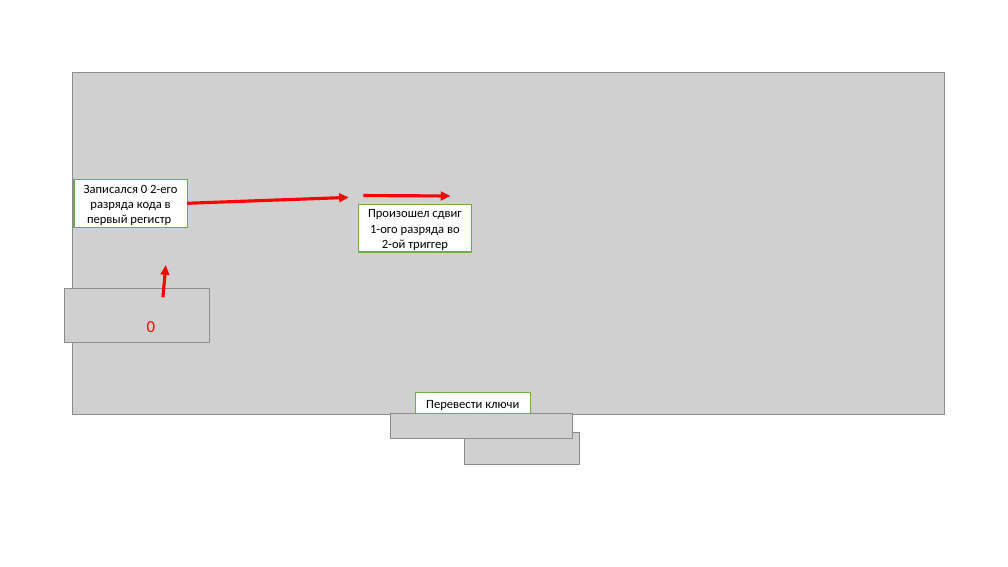
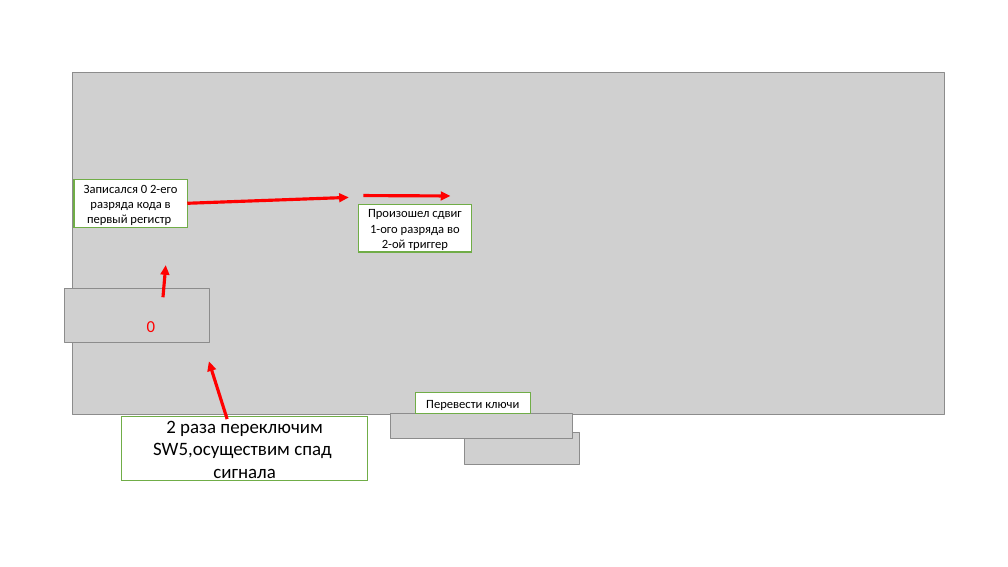
Before and after one commit to AnasEfi/silver-pestic, a slide deck: slide 12 of рубеж 3/презы/регистрсдвига.pptx. Drawn at 1008x567 pixels with LibreOffice and Linux fonts; fonts in the diff are those of the drawing; grey boxes stand for pictures; background and template pictures are left out. Boxes give left, top, right and bottom in pixels: in the first picture for what was removed or moved away, otherwise in the second. Text is boxed around its words. In the diff, an @@ line names an element or a change of style, - is before the commit and + after.

```diff
--- a/рубеж 3/презы/регистрсдвига.pptx
+++ b/рубеж 3/презы/регистрсдвига.pptx
@@ arrow added from (227, 419) to (209, 361), #FF0000 3 pt @@
@@ rectangle added at (122, 417, 368, 480), fill #FFFFFF, outline #70AD47 1 pt, 18 pt, text #000000 @@
+2 раза переключим SW5,осуществим спад сигнала
```
Also in this commit, not shown: 1 other slide changed, 1 slide added, 1 slide removed, 4 other files.
